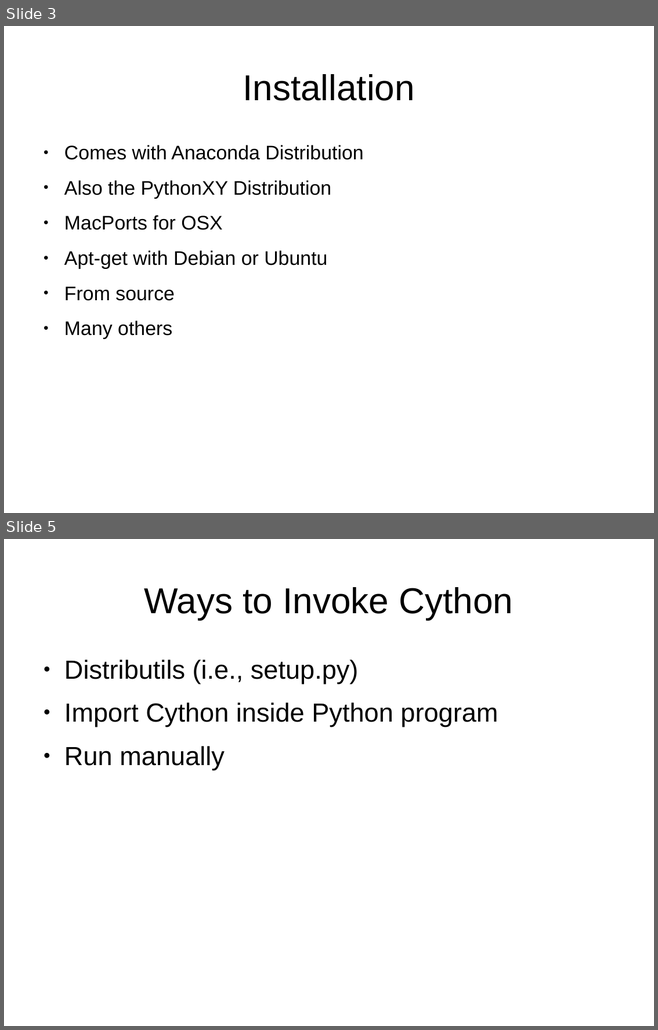
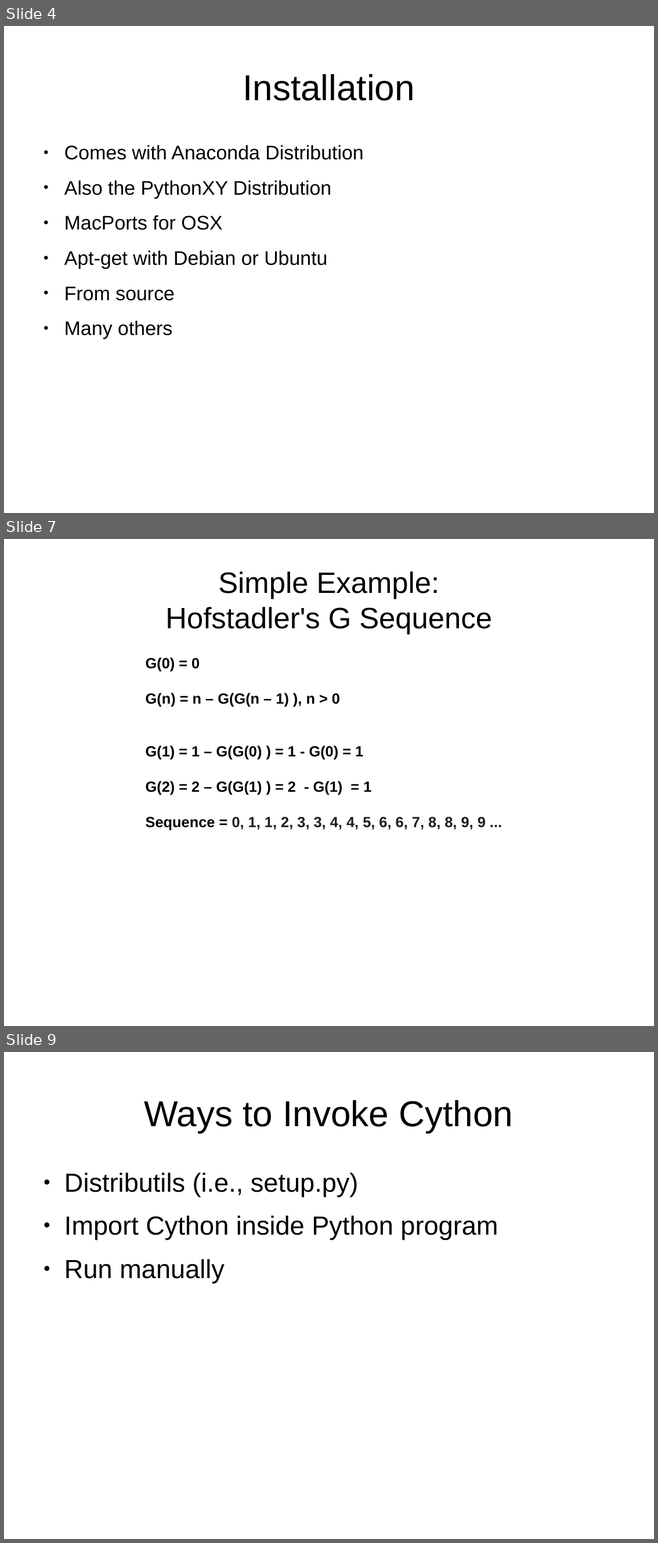
Before and after one commit to bmagill1250/757_Python_Users, a slide deck: April_2015/Cython_2015-04-08.odp. Shown one above the other, each under a label of ours: slides 3 and 5 before the commit, slides 4, 7 and 9 after it; the slides between them are not shown. The pictures are 658x1030 and 658x1543 pixels, drawn with LibreOffice and Linux fonts; fonts in the diff are those of the drawing. Boxes give left, top, right and bottom in pixels: in the first picture for what was removed or moved away, otherwise in the second. Text is boxed around its words. In the diff, an @@ line names an element or a change of style, - is before the commit and + after.

Commit message:
Filled out many of the slides for the presentation
Sinc plot added. Also code for all examples

```diff
--- a/April_2015/Cython_2015-04-08.odp
+++ b/April_2015/Cython_2015-04-08.odp
@@ slide 7 added at [4,539,654,1026], background #FFFFFF @@
@@ title added at [165,571,492,634], 36 pt, text #000000 @@
+Simple Example:
+Hofstadler's G Sequence
@@ text added at [146,657,485,831], 18 pt, text #000000, bold @@
+G(0) = 0
+G(n) = n – G(G(n – 1) ), n > 0
+G(1) = 1 – G(G(0) ) = 1 - G(0) = 1
+G(2) = 2 – G(G(1) ) = 2 - G(1) = 1
+Sequence = 0, 1, 1, 2, 3, 3, 4, 4, 5, 6, 6, 7, 8, 8, 9, 9 ...
@@ what was slide 3 is now slide 4 @@
@@ what was slide 5 is now slide 9 @@
```
Also in this commit, not shown: 6 slides changed, 9 other slides added, 4 slides removed, 18 other files.
